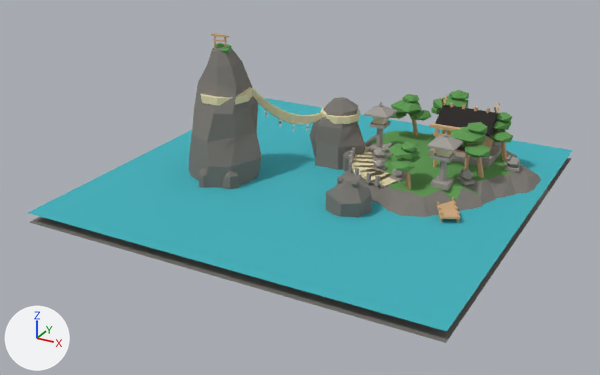
A saved change to the glTF model public/models/landmarks/meoto-iwa.glb.
Before and after are seen from a 50 mm lens placed at (16.7, -32.7, 15.0), pointed at (-0.4, -1.7, -0.5). Every picture has the same lights, and +X, +Y and +Z are marked at lower left. The older version comes first. Vertices at exactly the same position are counted once.

In view in the first picture: 'meoto_cream', 'meoto_darkstone', 'meoto_foliage', 'meoto_roof', 'meoto_stone', 'meoto_water', 'meoto_wood' and 3 more.
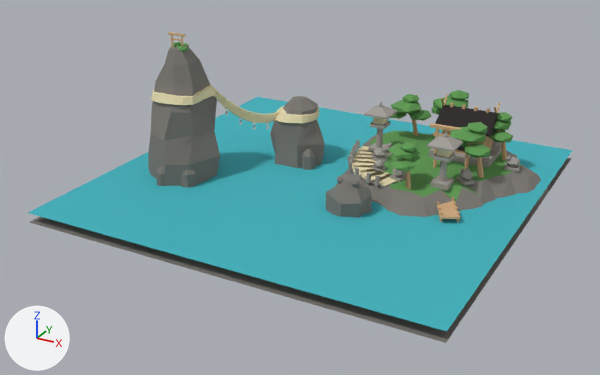
What changed in the scene script:
```text
Change me_meoto_cream:
    used by ob_meoto_cream; location = (0.0, 0.0, 0.0)
    remove me_meoto_cream.from_pydata(...)  # 351 vertices, 620 faces; spans x -5.87..3.89, y -2.61..3.6, z 0.06..3.48
    add me_meoto_cream.from_pydata(...)  # 391 vertices, 700 faces; spans x -7.62..3.89, y -3.56..3.36, z 0.06..3.48
    me_meoto_cream part 1: the loose piece of 55 vertices spanning x -3.71..-1.14, y -0.52..2.0, z 1.4..3.2 is scaled about its middle by (0.972, 0.973, 1), then moved by (-1.82, -0.75, 0.0)
    me_meoto_cream part 2: the loose piece of 55 vertices spanning x -3.71..-1.14, y -0.52..2.0, z 1.49..3.27 is scaled about its middle by (0.972, 0.973, 1), then moved by (-1.82, -0.75, 0.0)
    me_meoto_cream part 3: the loose piece of 55 vertices spanning x -3.71..-1.14, y -0.52..2.0, z 1.57..3.34 is scaled about its middle by (0.972, 0.973, 1), then moved by (-1.82, -0.75, 0.0)
    me_meoto_cream part 4: the loose piece of 55 vertices spanning x -3.7..-1.14, y -0.52..2.0, z 1.66..3.41 is scaled about its middle by (0.972, 0.973, 1), then moved by (-1.82, -0.75, 0.0)
    me_meoto_cream part 5: the loose piece of 55 vertices spanning x -3.7..-1.14, y -0.52..2.0, z 1.75..3.48 is scaled about its middle by (0.972, 0.973, 1), then moved by (-1.82, -0.75, 0.0)
    me_meoto_cream part 6: a new loose piece of 40 vertices spanning x -7.62..-5.16, y -3.56..-0.9, z 3.12..3.48, in mat_cream (beige #e8dcb0)
    me_meoto_cream part 7: a new loose piece of 40 vertices spanning x -3.67..-1.33, y 0.61..3.09, z 1.58..1.92, in mat_cream (beige #e8dcb0)
    me_meoto_cream part 8: 20 vertices removed from x -5.87..-3.27, y -2.61..-0.14, z 3.12..3.48
    me_meoto_cream part 9: 20 vertices removed from x -1.47..0.52, y 1.7..3.6, z 1.58..1.92
Change me_meoto_darkstone:
    where me_meoto_darkstone.from_pydata(...)  # 786 vertices, 1406 faces; spans x -9.6..9.6, y -9.6..9.6, z -1.4..5.5
    used by ob_meoto_darkstone; location = (0.0, 0.0, 0.0)
    me_meoto_darkstone part 10: the loose piece of 56 vertices spanning x -6.7..-2.7, y -3.6..0.6, z -1.4..5.5 is moved by (-1.8, -0.8, 0.0)
    me_meoto_darkstone part 11: the loose piece of 35 vertices spanning x -2.0..1.0, y 1.2..3.8, z -1.4..2.6 is moved by (-1.8, -0.8, 0.0)
    me_meoto_darkstone part 12: the loose piece of 18 vertices spanning x -4.0..-2.9, y -3.3..-2.3, z -1.4..0.4 is moved by (-1.8, -0.8, 0.0)
    me_meoto_darkstone part 13: the loose piece of 18 vertices spanning x 0.2..0.8, y 1.3..2.0, z -1.4..0.3 is moved by (-1.9, -0.8, 0.0)
    me_meoto_darkstone part 14: the loose piece of 18 vertices spanning x -4.8..-4.1, y -3.7..-3.1, z -1.4..0.3 is moved by (-1.9, -0.8, 0.0)
Change me_meoto_foliage:
    used by ob_meoto_foliage; location = (0.0, 0.0, 0.0)
    remove me_meoto_foliage.from_pydata(...)  # 364 vertices, 600 faces; spans x -5.12..8.22, y -1.77..7.26, z -0.37..5.61
    add me_meoto_foliage.from_pydata(...)  # 364 vertices, 600 faces; spans x -6.97..8.22, y -2.55..7.26, z -0.37..5.61
    me_meoto_foliage part 15: the loose piece of 12 vertices spanning x -5.12..-4.58, y -1.47..-0.93, z 5.29..5.61 is moved by (-1.85, -0.78, 0.0)
    me_meoto_foliage part 16: the loose piece of 12 vertices spanning x -4.52..-4.08, y -1.77..-1.33, z 5.32..5.58 is moved by (-1.85, -0.78, 0.0)
    other edits to the shape of me_meoto_foliage do not show in these pictures
```

Boxes [x1, y1, x2, y2] around the edits, measured in the pictures (600 x 375 px; the box of a moved part takes in the faces that stretch with it):
'meoto_darkstone', reshaped
    before: [29, 47, 571, 343]
    after: [29, 46, 571, 343]
'meoto_foliage', reshaped (15% wider)
    before: [216, 43, 521, 202]
    after: [171, 42, 521, 202]
'meoto_cream', reshaped (25% wider)
    before: [200, 87, 398, 186]
    after: [151, 84, 398, 186]
part 1 of me_meoto_cream, moved or reshaped
    before: [252, 94, 321, 125]
    after: [214, 95, 275, 123]
part 2 of me_meoto_cream, moved or reshaped
    before: [252, 93, 321, 123]
    after: [215, 95, 276, 121]
part 3 of me_meoto_cream, moved or reshaped
    before: [252, 92, 322, 121]
    after: [216, 94, 278, 119]
part 4 of me_meoto_cream, moved or reshaped
    before: [252, 90, 321, 119]
    after: [215, 91, 280, 117]
part 5 of me_meoto_cream, moved or reshaped
    before: [252, 88, 321, 117]
    after: [212, 86, 281, 116]
part 6 of me_meoto_cream, added (beige)
    after: [151, 84, 216, 105]
part 7 of me_meoto_cream, added
    after: [275, 106, 319, 123]
part 8 of me_meoto_cream, deleted (beige)
    before: [200, 87, 252, 106]
part 9 of me_meoto_cream, deleted
    before: [320, 107, 360, 124]
part 10 of me_meoto_darkstone, moved or reshaped
    before: [189, 47, 262, 188]
    after: [148, 46, 220, 186]
part 11 of me_meoto_darkstone, moved or reshaped
    before: [310, 97, 366, 170]
    after: [270, 96, 325, 168]
part 12 of me_meoto_darkstone, moved or reshaped (mostly hidden)
    before: [222, 170, 239, 189]
    after: [180, 168, 197, 188]
part 13 of me_meoto_darkstone, moved or reshaped
    before: [342, 150, 355, 171]
    after: [302, 149, 315, 170]
part 14 of me_meoto_darkstone, moved or reshaped
    before: [199, 168, 209, 188]
    after: [156, 166, 167, 186]
part 15 of me_meoto_foliage, moved or reshaped
    before: [216, 43, 224, 48]
    after: [171, 42, 181, 47]
part 16 of me_meoto_foliage, moved or reshaped
    before: [221, 47, 231, 53]
    after: [178, 45, 188, 52]
